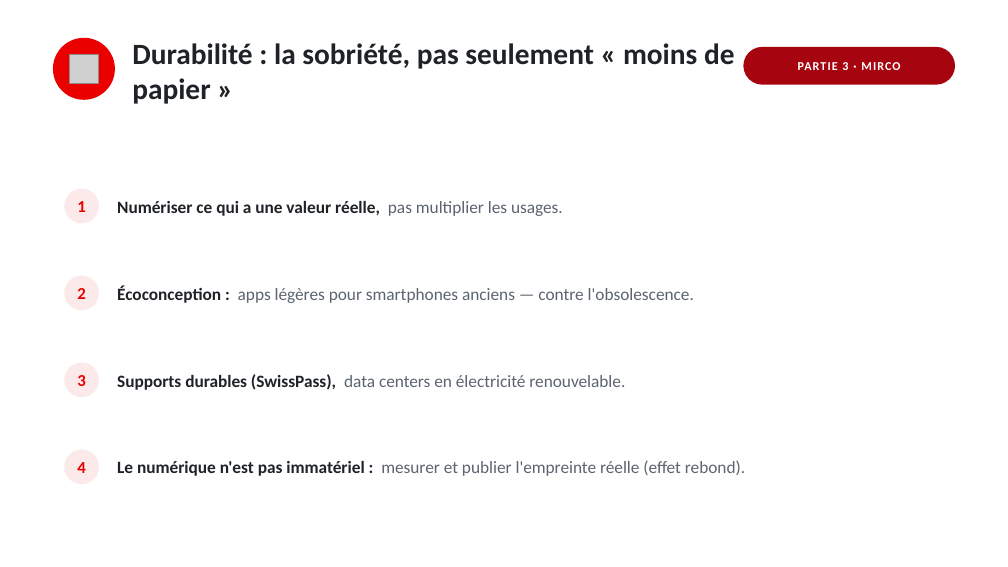
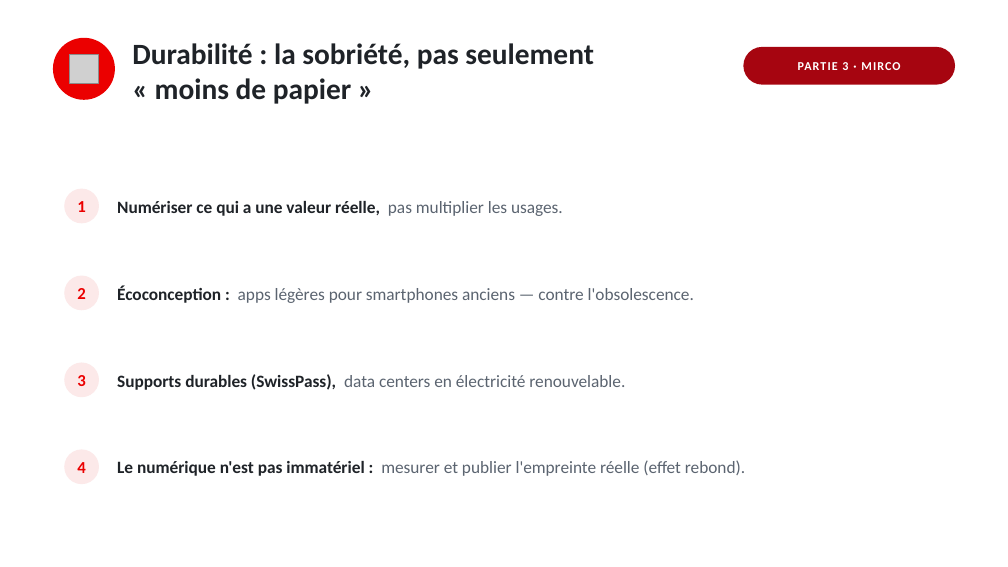
Before and after one commit to mircoprofico/charte-ethique-CFF, a slide deck: slide 7 of presentation_charte_CFF.pptx. Drawn at 1008x567 pixels with LibreOffice and Linux fonts; fonts in the diff are those of the drawing; grey boxes stand for pictures. Boxes give left, top, right and bottom in pixels: in the first picture for what was removed or moved away, otherwise in the second. Text is boxed around its words. In the diff, an @@ line names an element or a change of style, - is before the commit and + after.

```diff
--- a/presentation_charte_CFF.pptx
+++ b/presentation_charte_CFF.pptx
@@ text at (x1=132, y1=43, x2=594, y2=104): text changed @@
-Durabilité : la sobriété, pas seulement « moins de papier »
+Durabilité : la sobriété, pas seulement
+« moins de papier »
```
Also in this commit, not shown: 1 other slide changed.
